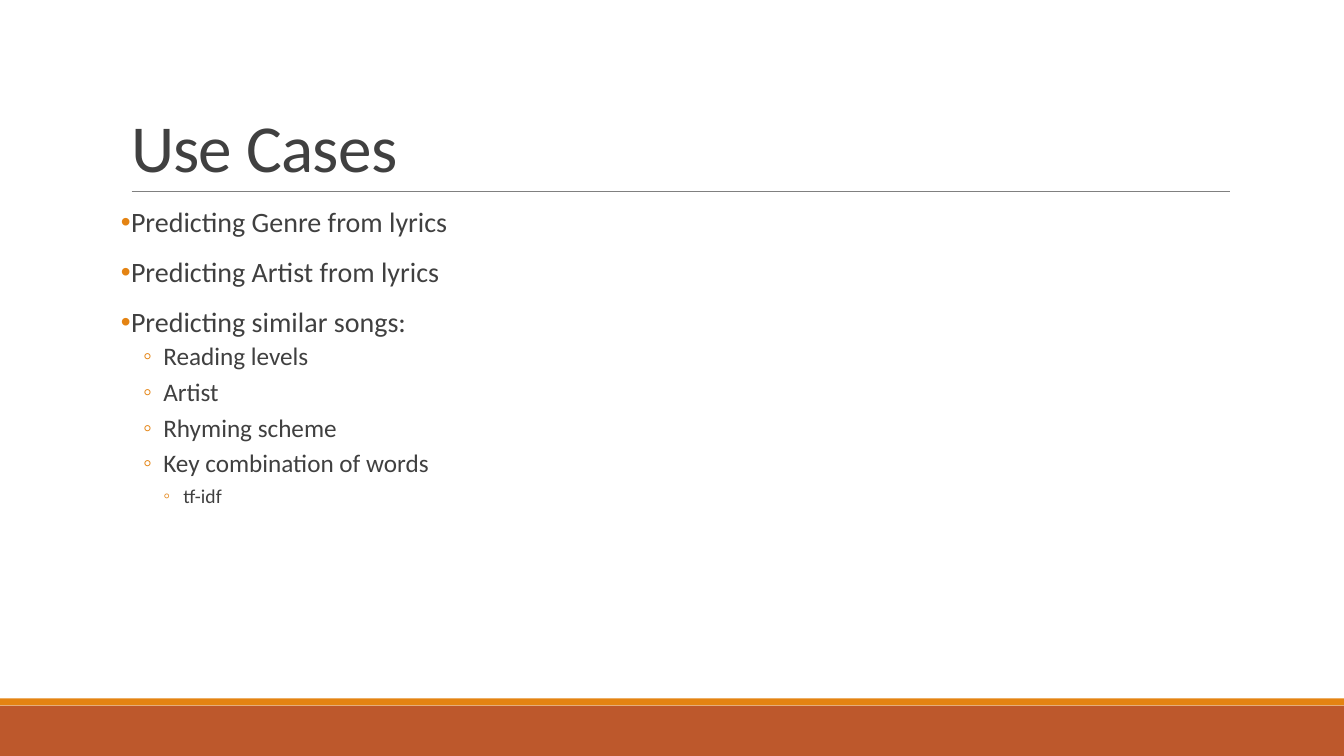
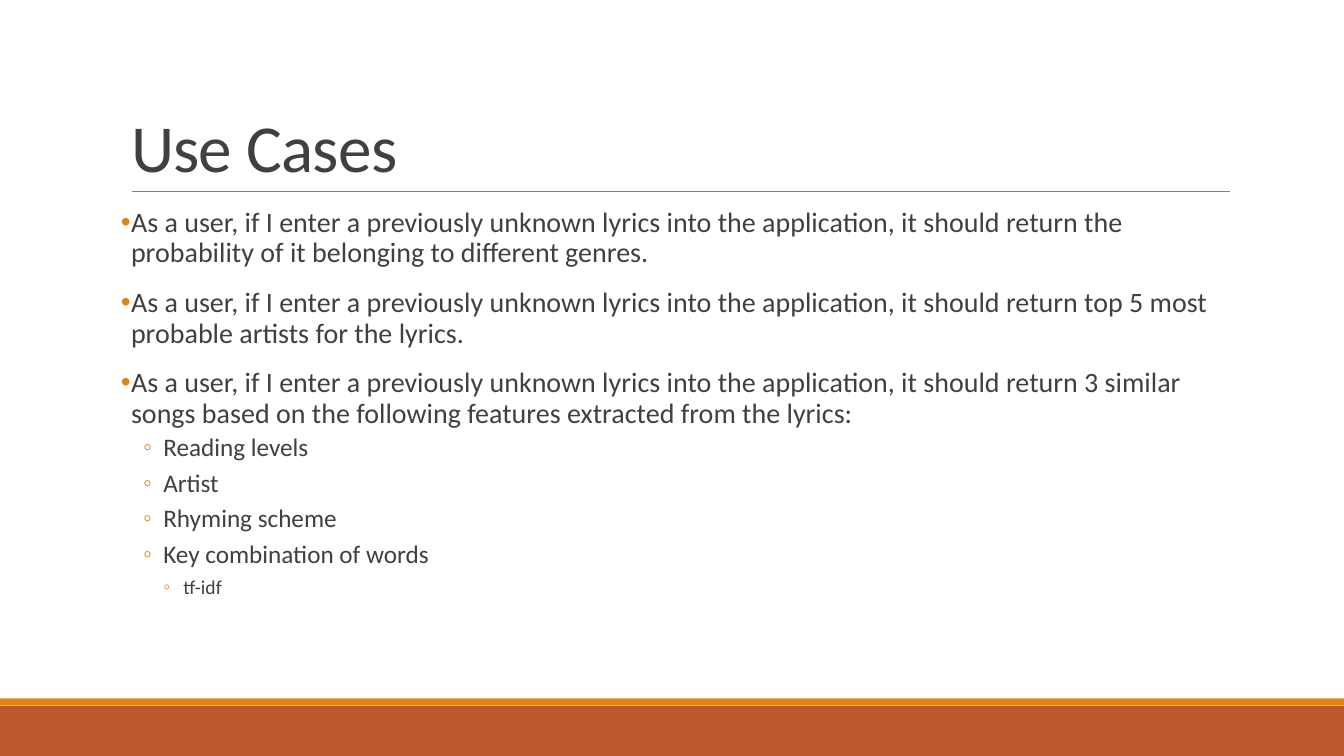
Before and after one commit to yingy4/csye7200-team2-spring2018, a slide deck: slide 2 of Genre Predictor from Lyrics.pptx. Drawn at 1344x756 pixels with LibreOffice and Linux fonts; fonts in the diff are those of the drawing. Boxes give left, top, right and bottom in pixels: in the first picture for what was removed or moved away, otherwise in the second. Text is boxed around its words. In the diff, an @@ line names an element or a change of style, - is before the commit and + after.

```diff
--- a/Genre Predictor from Lyrics.pptx
+++ b/Genre Predictor from Lyrics.pptx
@@ text at (131,212,1207,428): text changed @@
-• Predicting Genre from lyrics
-• Predicting Artist from lyrics
-• Predicting similar songs:
+• As a user, if I enter a previously unknown lyrics into the application, it should return the probability of it belonging to different genres.
+• As a user, if I enter a previously unknown lyrics into the application, it should return top 5 most probable artists for the lyrics.
+• As a user, if I enter a previously unknown lyrics into the application, it should return 3 similar songs based on the following features extracted from the lyrics:
```
Also in this commit, not shown: 1 other slide changed.
